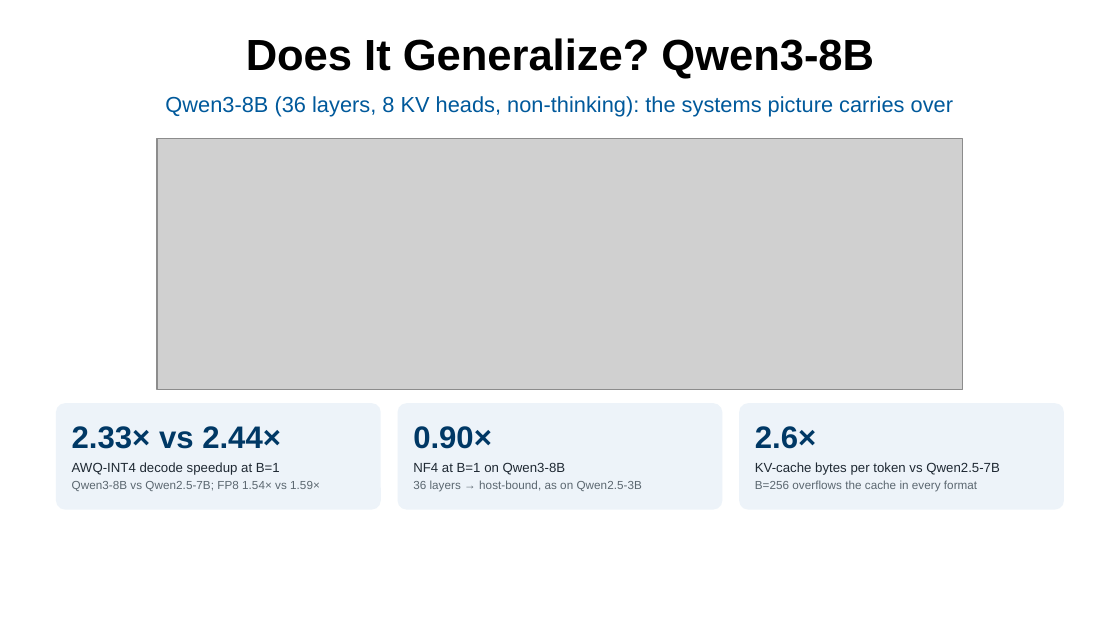
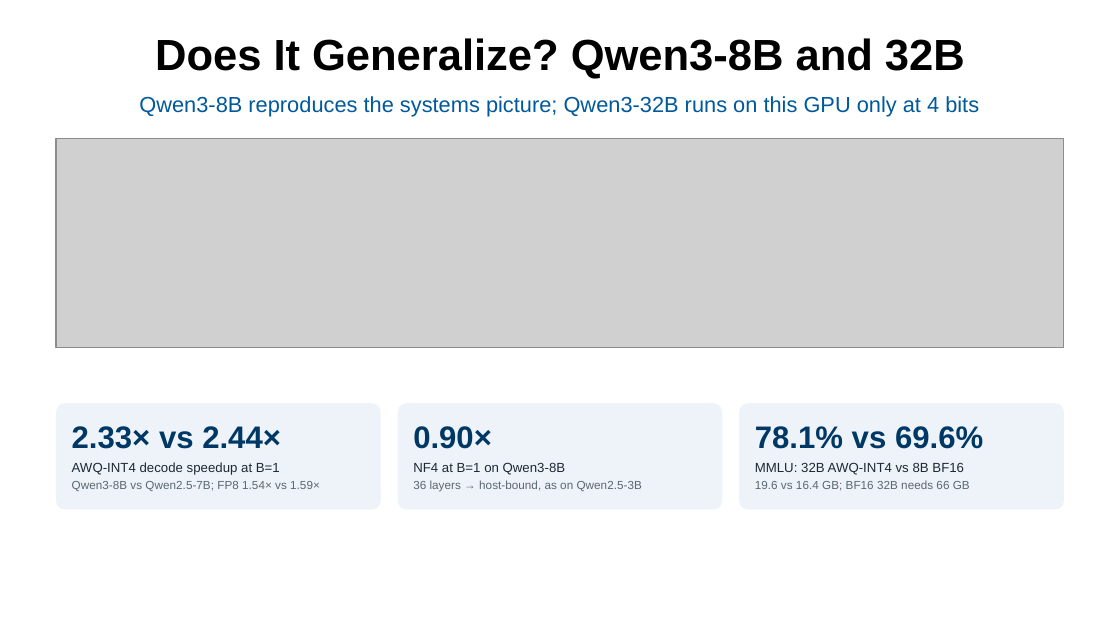
Before and after one commit to zz9tf/6359-SYS-ARCHITECT-course-work, a slide deck: slide 10 of final_project/slides/final_presentation.pptx. Drawn at 1120x630 pixels with LibreOffice and Linux fonts; fonts in the diff are those of the drawing; grey boxes stand for pictures; background and template pictures are left out. Boxes give left, top, right and bottom in pixels: in the first picture for what was removed or moved away, otherwise in the second. Text is boxed around its words. In the diff, an @@ line names an element or a change of style, - is before the commit and + after.

Commit message:
Add Qwen3-32B: runs on the 32 GB GPU only at 4 bits
- vLLM AWQ-INT4 and HF NF4: sweep, perplexity, GSM8K, MMLU; paired tests against Qwen3-8B BF16
- the AWQ checkpoint's FP16 activations overflow in 13 of 146 perplexity windows; BF16 rerun
  reported and flagged, loader falls back to a forced-dtype run only when the default is not finite
- report: Qwen3-32B paragraph, 32B rows in the quality table; figure and slide updated

```diff
--- a/final_project/slides/final_presentation.pptx
+++ b/final_project/slides/final_presentation.pptx
@@ title at <box>155,38,965,79</box>: text changed @@
-Does It Generalize? Qwen3-8B
+Does It Generalize? Qwen3-8B and 32B
@@ text at <box>139,96,979,117</box>: text changed @@
-Qwen3-8B (36 layers, 8 KV heads, non-thinking): the systems picture carries over
+Qwen3-8B reproduces the systems picture; Qwen3-32B runs on this GPU only at 4 bits
@@ picture: place and size @@
-picture at <box>157,139,962,390</box>
+picture at <box>56,139,1064,348</box>
@@ text at <box>755,426,983,449</box>: text changed @@
-2.6×
+78.1% vs 69.6%
@@ text at <box>755,462,970,491</box>: text changed @@
-KV-cache bytes per token vs Qwen2.5-7B
-B=256 overflows the cache in every format
+MMLU: 32B AWQ-INT4 vs 8B BF16
+19.6 vs 16.4 GB; BF16 32B needs 66 GB
```
Also in this commit, not shown: 1 other slide changed, 51 other files.
